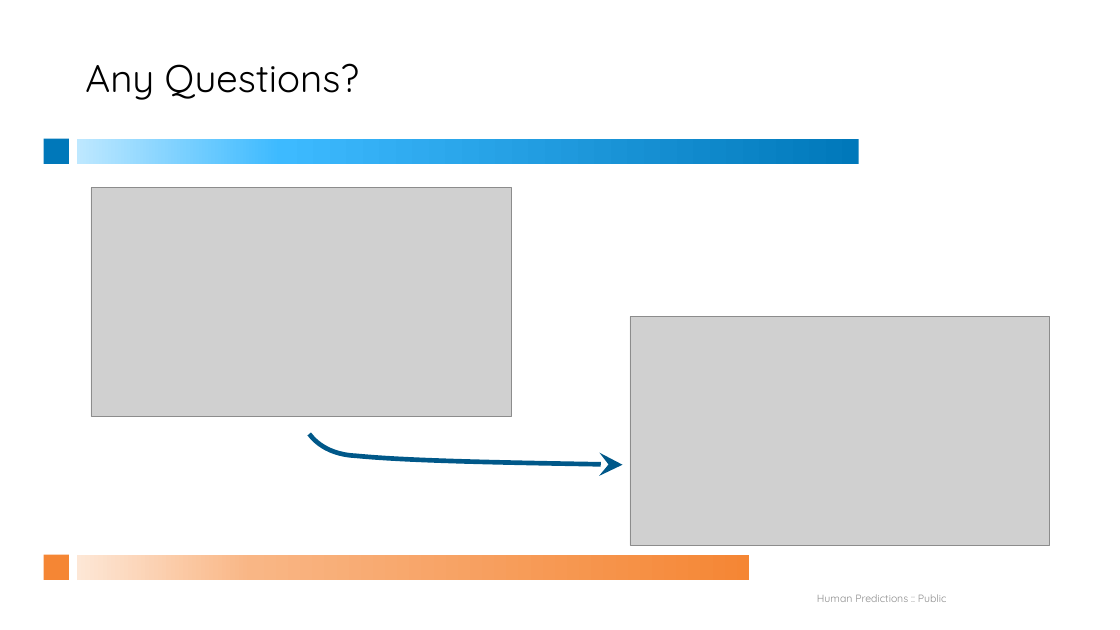
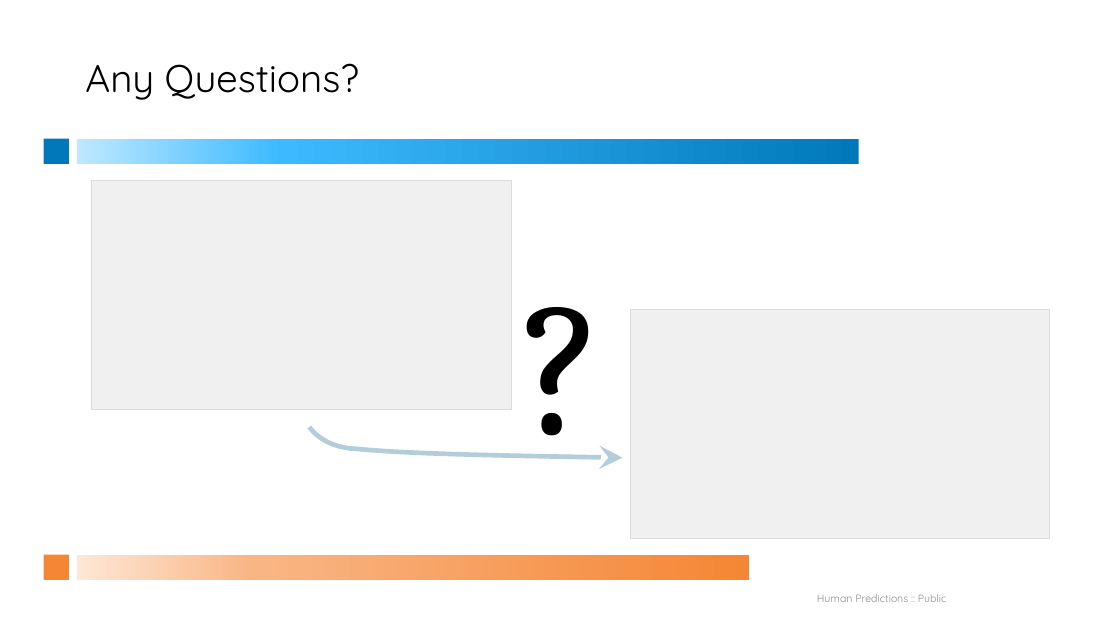
Before and after one commit to billdenney/pknca, a slide deck: slide 3 of vignettes/PKNCA-ISoP_Study_Group-2016-05-25.pptx. Drawn at 1120x630 pixels with LibreOffice and Linux fonts; fonts in the diff are those of the drawing; grey boxes stand for pictures. Boxes give left, top, right and bottom in pixels: in the first picture for what was removed or moved away, otherwise in the second. Text is boxed around its words. In the diff, an @@ line names an element or a change of style, - is before the commit and + after.

Commit message:
Minor text clarifications

```diff
--- a/vignettes/PKNCA-ISoP_Study_Group-2016-05-25.pptx
+++ b/vignettes/PKNCA-ISoP_Study_Group-2016-05-25.pptx
@@ text added at (63,168,1065,546), 166 pt, text #000000 @@
+?
@@ 2 pictures, 1 freeform shape: place and size @@
-2 pictures, 1 freeform shape at (91,188,1050,545)
+2 pictures, 1 freeform shape at (91,181,1050,539)
```
Also in this commit, not shown: 4 other slides changed.
